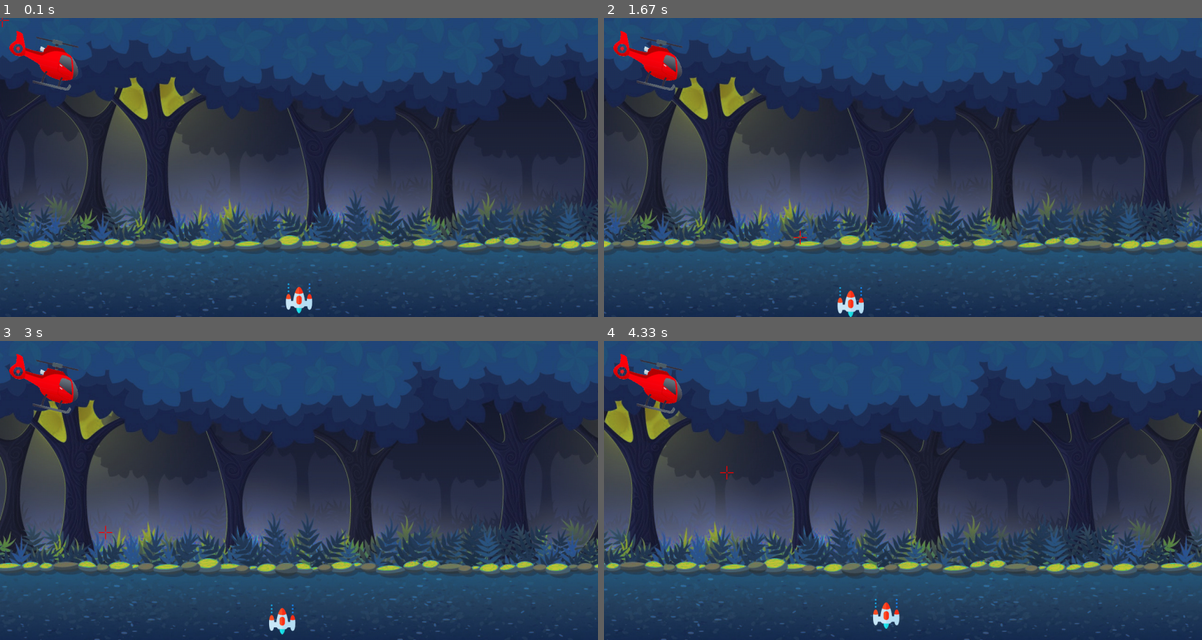
Above: before the commit, frames 1-4 (two rows, left to right).
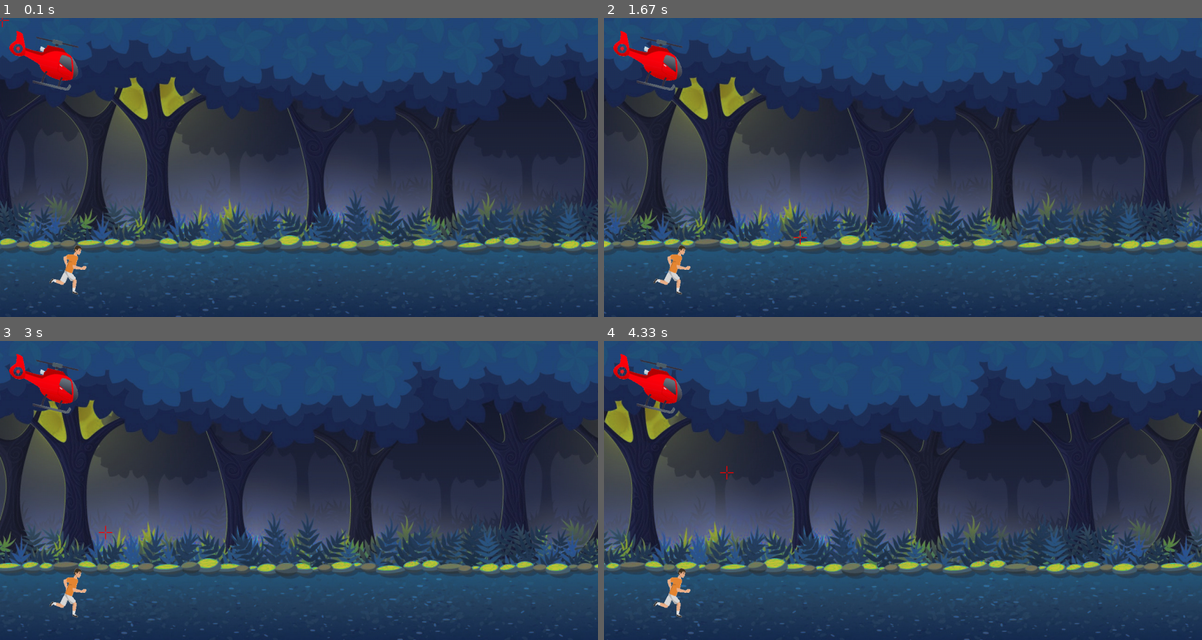
Above: after the commit, the same moments.

Repository: miro011/python-pygame-project
Game: pygame game, started from run.py
Two runs of this game, one before a commit and one after it. Both use one fixed random seed, a clock stepped at 60 frames per second and the inputs below.
Inputs (mouse positions are in pixels of both pictures, inside the frame that each line leads up to):
- Up to frame 1 (0.1 s): no input
- Up to frame 2 (1.67 s): hold Left 0.33-0.87 s; move the mouse to (891, 203) at 0.37 s; hold Down 0.9-1.2 s; move the mouse to (980, 86) at 0.93 s; hold Left 1.23-1.63 s; move the mouse to (801, 236) at 1.27 s
- Up to frame 3 (3 s): hold Up 1.67-2.03 s; move the mouse to (322, 526) at 1.7 s; hold Right 2.07-2.7 s; move the mouse to (143, 583) at 2.1 s; hold Down from 2.73 s (still down); move the mouse to (107, 532) at 2.77 s
- Up to frame 4 (4.33 s): release Down at 3.1 s; hold Left 3.13-3.6 s; move the mouse to (1058, 379) at 3.17 s; hold Right 3.63-4.1 s; move the mouse to (908, 397) at 3.67 s; hold Up from 4.13 s (still down); move the mouse to (723, 472) at 4.17 s

The runs differ from the first frame. In frame 1, 0.5% of the frame differs, in the area x 8-53%, y 76-99%; in frame 2, 0.5%, in the area x 8-44%, y 76-100%; in frame 3, 0.5%; in frame 4, 0.5%.

Commit message:
player animation added

Diff:
--- a/globals.py
+++ b/globals.py
@@ -20,6 +20,7 @@
 # timer = RepeatTimer(intSecs, funcNameToRun)
 # timer.start() | timer.cancel()
 # timer.cancel()
+# ALTERNATIVE: pygame.time.get_ticks
 class RepeatTimer(Timer):
     def run(self):
         while not self.finished.wait(self.interval):
--- /dev/null
+++ b/player-old.py
@@ -0,0 +1,61 @@
+import pygame
+import globals
+import bullet
+
+class Player():
+
+    ######################################################################
+    # CONSTRUCTOR
+
+    def __init__(self, screen, spritesDict):
+        self.screen = screen
+        self.spritesDict = spritesDict
+
+        self.image = pygame.image.load("./media/images/spaceship.png")
+        self.rect = self.image.get_rect()
+        self.rect.center = (globals.DISPLAY_WIDTH/2, globals.DISPLAY_HEIGHT-40)
+
+        self.speedX = 2
+        self.speedY = 2
+
+        self.curSpeedX = 0
+        self.curSpeedY = 0
+
+
+    ######################################################################
+    # OPTIONAL
+
+    def user_input(self, eventsQueueArr):
+        for event in eventsQueueArr:
+            if event.type == pygame.KEYDOWN:
+                if event.key == pygame.K_RIGHT:
+                    self.curSpeedX = self.speedX
+                if event.key == pygame.K_LEFT:
+                    self.curSpeedX = self.speedX * -1
+                if event.key == pygame.K_DOWN:
+                    self.curSpeedY = self.speedY
+                if event.key == pygame.K_UP:
+                    self.curSpeedY = self.speedY * -1
+                if event.key == pygame.K_SPACE:
+                    self.shoot()
+            if event.type == pygame.KEYUP:
+                if event.key == pygame.K_RIGHT or event.key == pygame.K_LEFT:
+                    self.curSpeedX = 0
+                if event.key == pygame.K_DOWN or event.key == pygame.K_UP:
+                    self.curSpeedY = 0
+
+
+    def update_location(self):
+        newRect = self.rect.move(self.curSpeedX, self.curSpeedY)
+        if newRect.collidelist(self.spritesDict["walls"]) == -1:
+            self.rect = newRect
+
+    def blit(self):
+        self.screen.blit(self.image, self.rect)
+
+
+    ######################################################################
+    # SPECIAL
+
+    def shoot(self):
+        self.spritesDict["bullets"].append(bullet.Bullet(self.screen, self.spritesDict, self.rect.center[0], self.rect.top))
--- a/player.py
+++ b/player.py
@@ -1,6 +1,5 @@
 import pygame
 import globals
-import bullet
 
 class Player():
 
@@ -11,15 +10,14 @@
         self.screen = screen
         self.spritesDict = spritesDict
 
-        self.image = pygame.image.load("./media/images/spaceship.png")
-        self.rect = self.image.get_rect()
-        self.rect.center = (globals.DISPLAY_WIDTH/2, globals.DISPLAY_HEIGHT-40)
+        self.image = None
+        self.rect = None
 
-        self.speedX = 2
-        self.speedY = 2
+        self.nextImgNum = 0
+        self.set_image()
 
-        self.curSpeedX = 0
-        self.curSpeedY = 0
+        self.nextImageTimer = globals.RepeatTimer(0.05, self.set_image)
+        self.nextImageTimer.start()
 
 
     ######################################################################
@@ -27,28 +25,12 @@
 
     def user_input(self, eventsQueueArr):
         for event in eventsQueueArr:
-            if event.type == pygame.KEYDOWN:
-                if event.key == pygame.K_RIGHT:
-                    self.curSpeedX = self.speedX
-                if event.key == pygame.K_LEFT:
-                    self.curSpeedX = self.speedX * -1
-                if event.key == pygame.K_DOWN:
-                    self.curSpeedY = self.speedY
-                if event.key == pygame.K_UP:
-                    self.curSpeedY = self.speedY * -1
-                if event.key == pygame.K_SPACE:
-                    self.shoot()
-            if event.type == pygame.KEYUP:
-                if event.key == pygame.K_RIGHT or event.key == pygame.K_LEFT:
-                    self.curSpeedX = 0
-                if event.key == pygame.K_DOWN or event.key == pygame.K_UP:
-                    self.curSpeedY = 0
+            if event.type == pygame.MOUSEBUTTONDOWN and event.button == "RIGHT":
+                self.jump()
 
 
     def update_location(self):
-        newRect = self.rect.move(self.curSpeedX, self.curSpeedY)
-        if newRect.collidelist(self.spritesDict["walls"]) == -1:
-            self.rect = newRect
+        return
 
     def blit(self):
         self.screen.blit(self.image, self.rect)
@@ -57,5 +39,19 @@
     ######################################################################
     # SPECIAL
 
-    def shoot(self):
-        self.spritesDict["bullets"].append(bullet.Bullet(self.screen, self.spritesDict, self.rect.center[0], self.rect.top))
+    def set_image(self):
+        while True:
+            try:
+                self.image = pygame.image.load(f"./media/images/player/{self.nextImgNum}.gif")
+                break
+            except:
+                self.nextImgNum = 0
+
+        self.nextImgNum += 1
+
+        self.rect = self.image.get_rect()
+        self.rect.move_ip(100, (globals.DISPLAY_HEIGHT-self.image.get_height())-40)
+
+
+    def jump(self):
+        return
Binary file added: media/images/player/0.gif
Binary file added: media/images/player/1.gif
Binary file added: media/images/player/10.gif
Binary file added: media/images/player/11.gif
Binary file added: media/images/player/12.gif
Binary file added: media/images/player/13.gif
Binary file added: media/images/player/14.gif
Binary file added: media/images/player/15.gif
Binary file added: media/images/player/16.gif
Binary file added: media/images/player/17.gif
Binary file added: media/images/player/18.gif
Binary file added: media/images/player/2.gif
(and 18 more such lines)
